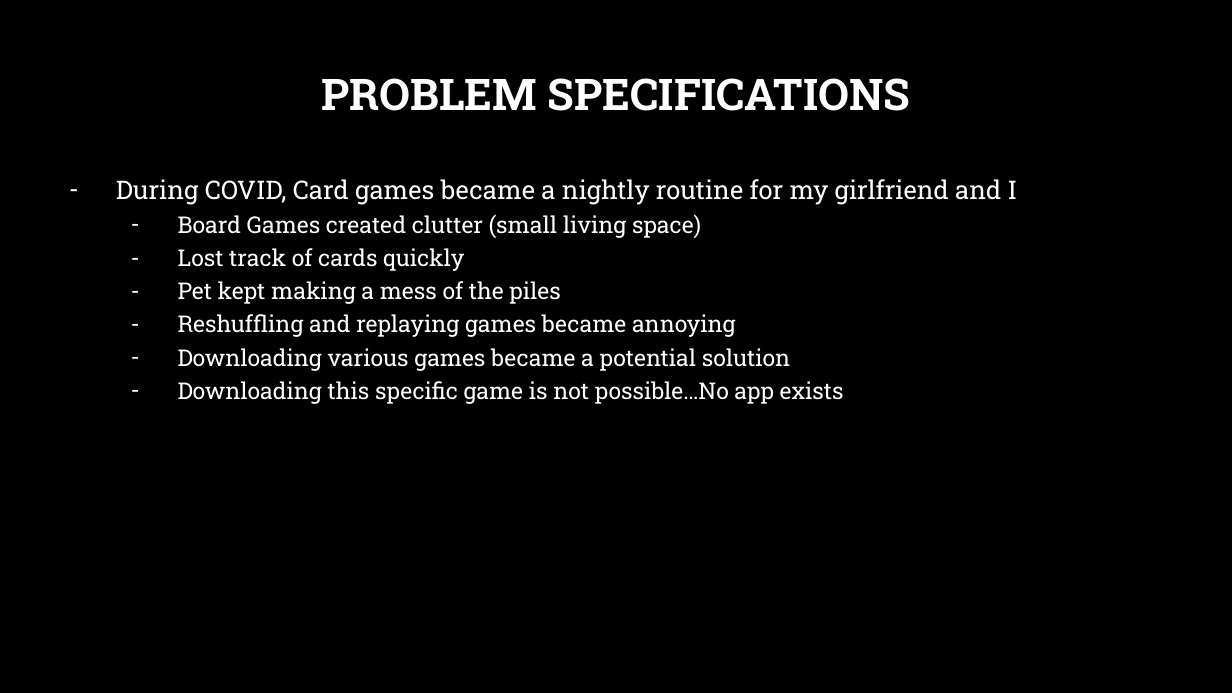
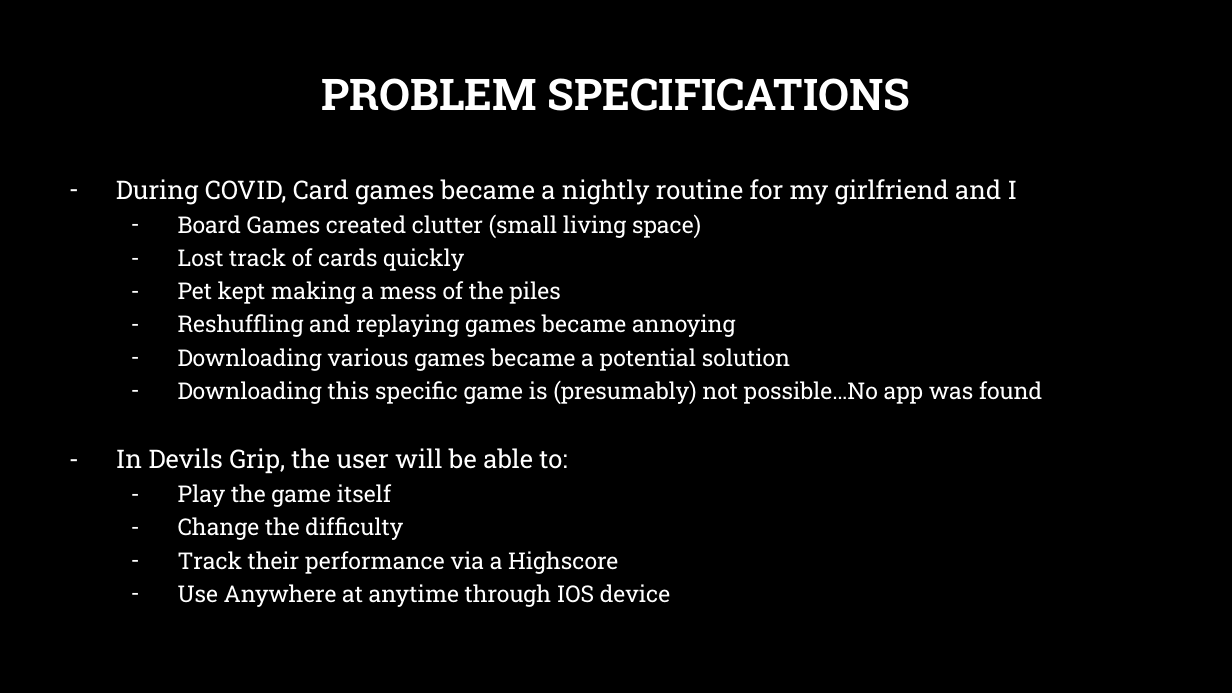
Before and after one commit to steveb1250/Devils_Grip_Proposal, a slide deck: slide 4 of CSC_520_Devils_Grip.pptx. Drawn at 1232x693 pixels with LibreOffice and Linux fonts; fonts in the diff are those of the drawing; background and template pictures are left out. Boxes give left, top, right and bottom in pixels: in the first picture for what was removed or moved away, otherwise in the second. Text is boxed around its words. In the diff, an @@ line names an element or a change of style, - is before the commit and + after.

```diff
--- a/CSC_520_Devils_Grip.pptx
+++ b/CSC_520_Devils_Grip.pptx
@@ text at bbox=[116, 381, 1042, 607]: text changed @@
-  – Downloading this specific game is not possible…No app exists
+  – Downloading this specific game is (presumably) not possible…No app was found
+– In Devils Grip, the user will be able to:
+  – Play the game itself
+  – Change the difficulty
+  – Track their performance via a Highscore
+  – Use Anywhere at anytime through IOS device
```
Also in this commit, not shown: 6 other slides changed, 2 slides added, 1 slide removed, 1 other file.
